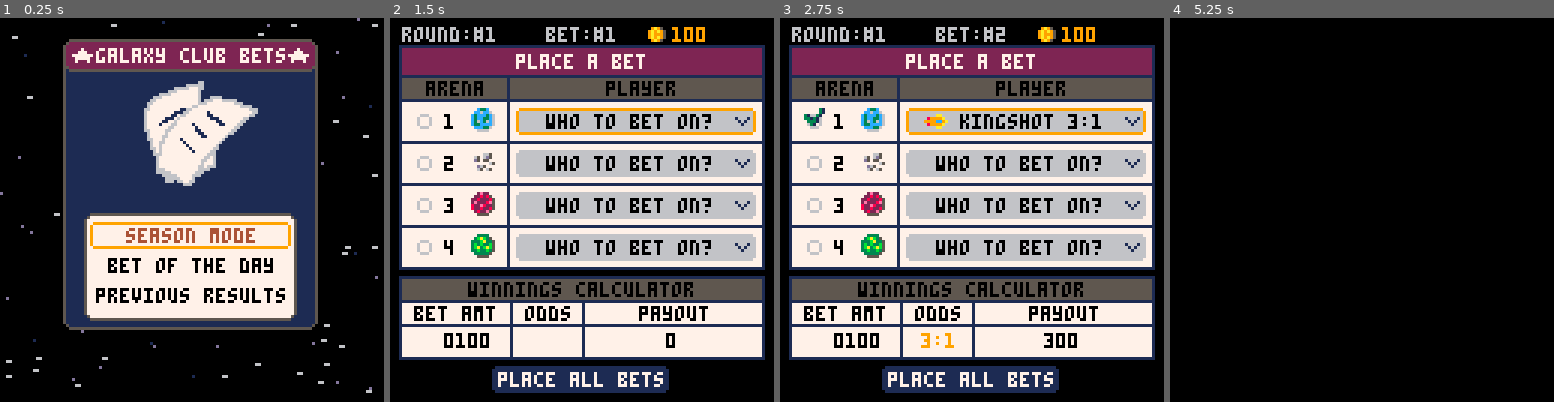
Above: before the commit, frames 1-4 (left to right).
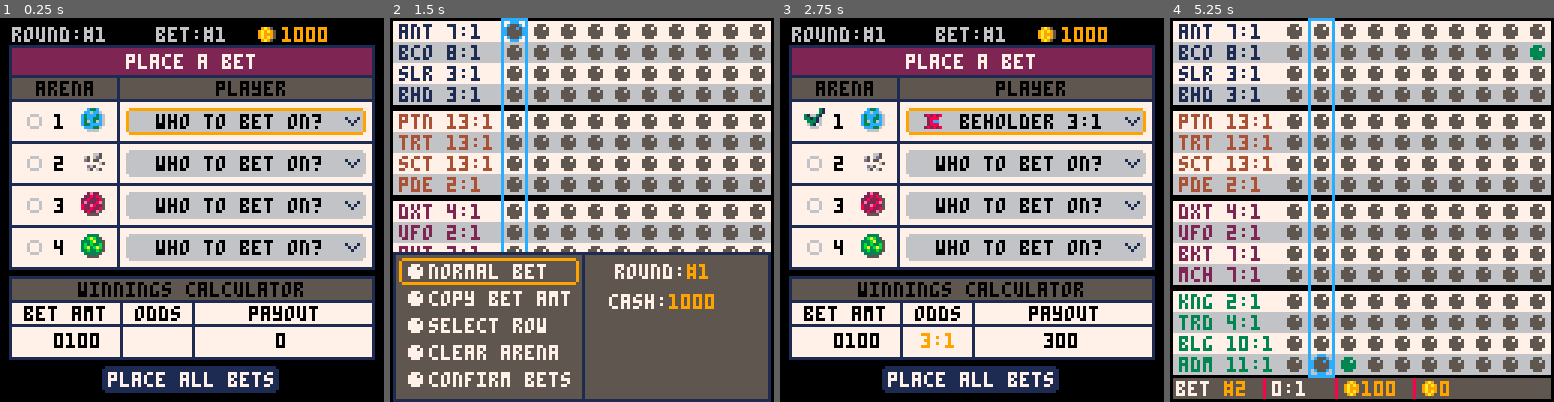
Above: after the commit, the same moments.

Repository: suspicious-smoke/club-bets-pico8
Game: PICO-8 cartridge club-bets.p8
Two runs of this game, one before a commit and one after it. Both use one fixed random seed, a clock stepped at 60 frames per second and the inputs below.
Inputs:
- Up to frame 1 (0.25 s): no input
- Up to frame 2 (1.5 s): tap X (X key) at 0.33, 1.07 s; tap O (Z key) at 0.7 s
- Up to frame 3 (2.75 s): hold Right 1.6-2.1 s; tap O (Z key) at 1.7, 2.1, 2.5 s; tap X (X key) at 1.85 s; hold Up 2.15-2.42 s; hold Right from 2.47 s (still down)
- Up to frame 4 (5.25 s): tap O (Z key) every 0.4 s from 2.9 to 4.9 s; tap X (X key) at 2.97, 4.08, 5.2 s; release Right at 3.03 s; hold Left 3.08-3.58 s; hold Down 3.63-3.97 s; hold Right 4.02-4.68 s; hold Up 4.73-5.03 s; hold Left from 5.08 s (still down)

The runs differ from the first frame. In frame 1, 72% of the frame differs, in the area x 0-99%, y 0-98%; in frame 2, 85%; in frame 3, 0.6%; in frame 4, 92%, in the area x 0-100%, y 0-100%.

Commit message:
work on daily bet

Diff:
--- a/club-bets.p8
+++ b/club-bets.p8
@@ -103,18 +103,20 @@
 	f1c={8,9,10,5}--red effect
 	f2c={7,6,6,5}--white to grey
 	f3c={7,12,12,1}--blue flame
-
+	isdailybet=false
 	_upd=blank
 	_drw=blank
-	reset_season()
+	--init_season()
+	init_daily_bet()
 	--dummy_bets()
 	--init_quickbetpage()
 	--init_gameover()
-	--init_betpage()
+	--init_season()--sets season and sets up bet page
 	--calculate_winners()
 	--init_confirm()
 	--init_watch_race()
-	init_menu()
+	--init_menu()
+	--init_victory()
 end
 
 function dummy_bets()
@@ -129,14 +131,19 @@
 	get_bet_summary()
 end
 
+function init_season()
+	srand()
+	isdailybet=false
+	reset_season()
+	init_betpage()
+end
+
 function blank() end
 
 function _update()
 	t+=1
 	_upd()
 end
-
-
 
 function _draw()
 	cls()
@@ -193,16 +200,14 @@
 	rrect(30,58+mm_sel*10,67,9,1,9)
 end
 
-function reset_season()
-	arenas={}
-	odds={}
-	bet_odds={}
-	money=reset_array(9,0)
-	money[7]=1
-	round_features={{},{},{},{}}--ids of arena features for current round
-	round_winners={}
-	cur_round=1
-	fill_arenas()
+function init_daily_bet()
+	--month/day/year
+	date=stat(91).."/"..stat(92).."/"..stat(90)
+	--year month day
+	srand(stat(90) * 10000 + stat(91) * 100 + stat(92))
+	reset_season()
+	isdailybet=true
+	init_betpage()
 end
 
 -->8
@@ -1089,6 +1094,18 @@
 	get_bet_summary()
 end
 
+function reset_season()
+	arenas={}
+	odds={}
+	bet_odds={}
+	money=reset_array(9,0)
+	money[6]=1
+	round_features={{},{},{},{}}--ids of arena features for current round
+	round_winners={}
+	cur_round=1
+	fill_arenas()
+end
+
 function get_player_mods()
 	--get player base
 	for i_arena=1,4 do
@@ -1305,8 +1322,11 @@
 
 function drw_victory()
 	--display the victory info for the game
-	_txt="end of the season"
-	print(_txt,hcenter(_txt),2,7)
+	_txt={"end of the season","final winnings",arr_to_str(money)}
+	_clr={9,7,7}
+	for i=1,#_txt do
+		print(_txt[i],hcenter(_txt[i]),2+i*10,_clr[i])
+	end
 end
 
 -->8
